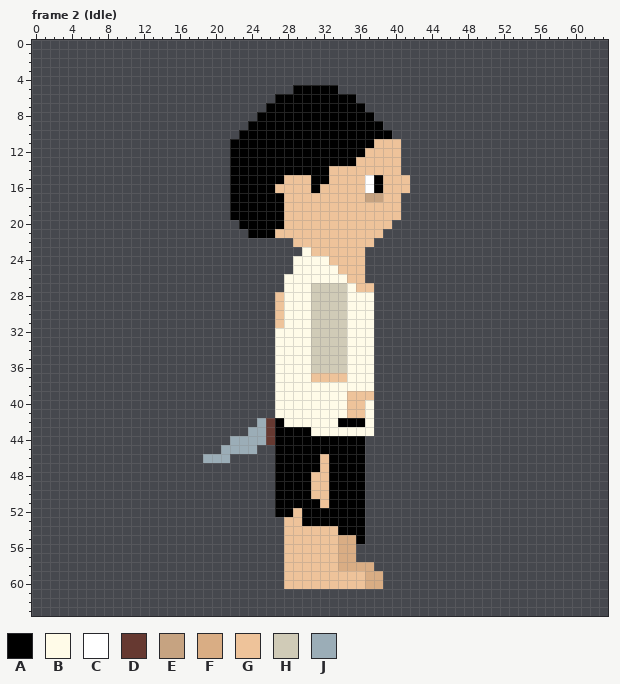
Pixel-art file, stored at assets/personajes/protagonista.aseprite. The picture above was drawn from the file before the commit.
64x64 pixels, 16 frames. Colours within 5 levels of each other are drawn and written as one. Shown: frame 2 (Idle). The commit also changed other frames, which this record leaves out.
Visible layers, top first: "SlashFX", "Arms", "Head", "Sword", "Body", "Legs".
Palette (. is transparent): A #000000  B #fffbe8  C #ffffff  D #663931  E #c6a381  F #d9ad84  G #eec39a  H #d0cbb7  J #9badb7
Pixels before, frame 2 (Idle) (only the part around the change), first column x 13:
38 ..............BBBBBBBBBBB.......
39 ..............BBBBBBBBGGG.......
40 ..............BBBBBBBBGGB.......
41 ..............BBBBBBBBGGB.......
42 ............JDABBBBBBAAAB.......
43 ...........JJDAAAABBBBBBB.......
44 .........JJJJDAAAAAAAAAA........
45 ........JJJJ..AAAAAAAAAA........
46 ......JJJ.....AAAAAGAAAA........
47 ..............AAAAAGAAAA........
48 ..............AAAAGGAAAA........
49 ..............AAAAGGAAAA........
50 ..............AAAAGGAAAA........
51 ..............AAAAAGAAAA........
52 ..............AAGAAAAAAA........
53 ...............GGAAAAAAA........
54 ...............GGGGGGAAA........
55 ...............GGGGGGFFA........
56 ...............GGGGGGFF.........
57 ...............GGGGGGFF.........
58 ...............GGGGGGFFFF.......
59 ...............GGGGGGGGGFF......
60 ...............GGGGGGGGGFF......
61 ................................
62 ................................
63 ................................
New version:
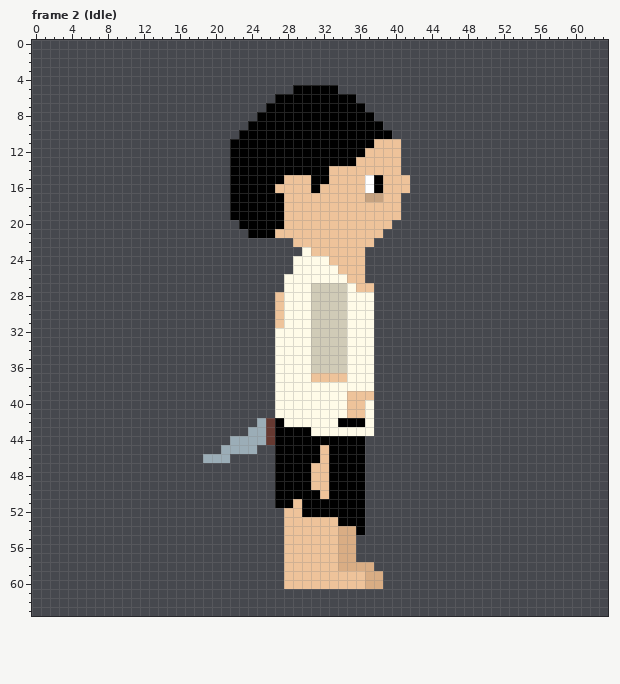
Change:
Frame 2 (Idle), layer "Legs":
The author changed colour G to colour A in row 50 at x 31; in row 51 at x 32.
The author changed colour A to colour F in row 54 at x 34 to 35.
The author changed colour A to colour G in row 45 at x 32; in row 47 at x 31; in row 51 at x 29; in row 52 at x 28; in row 53 at x 30 to 33.
Colour A is removed in row 52 at x 27; in row 55 at x 36.
Changed places in both pictures, as pixel boxes (x1, y1, x2, y2):
changed: (275, 445, 365, 544)
